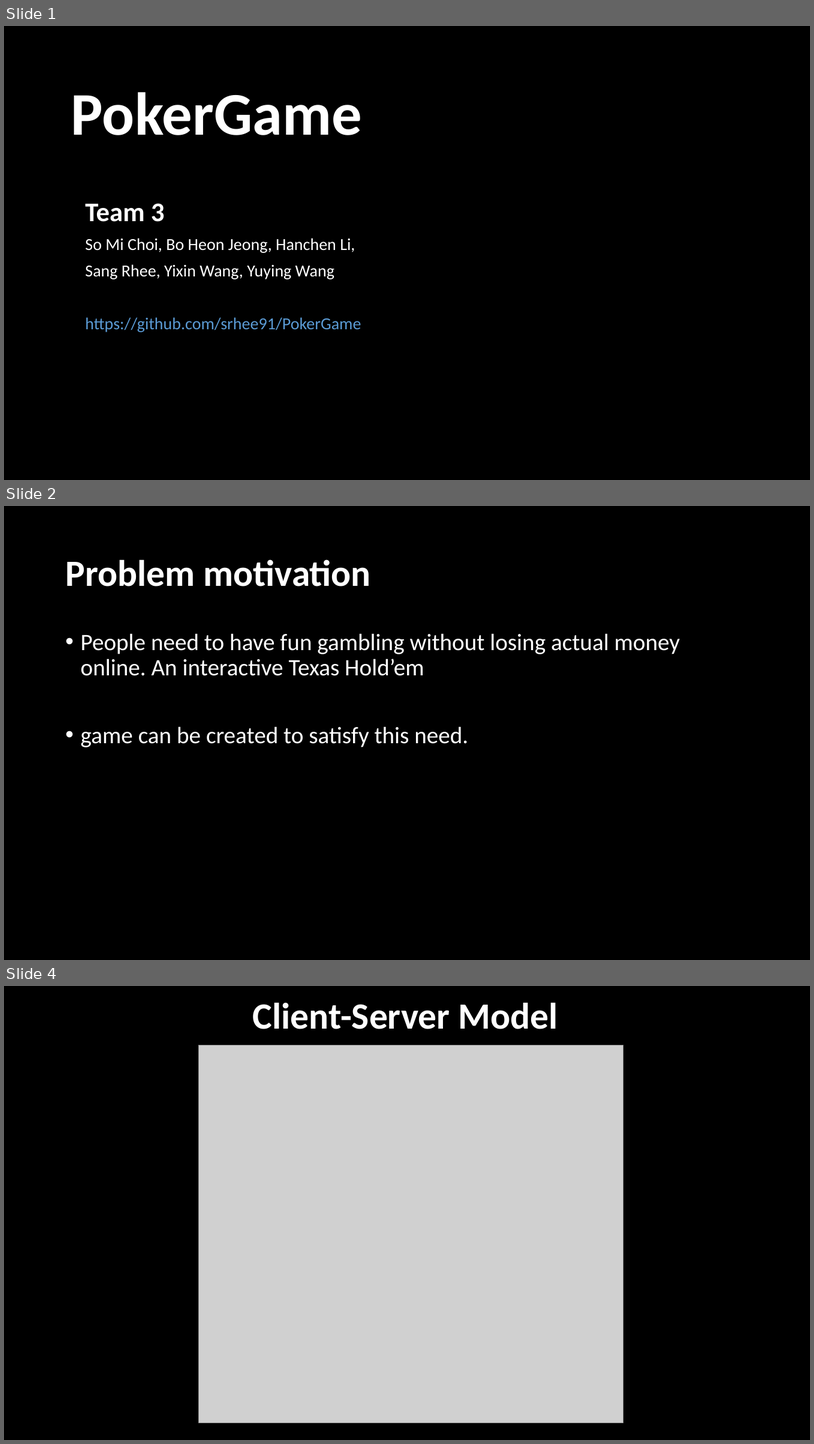
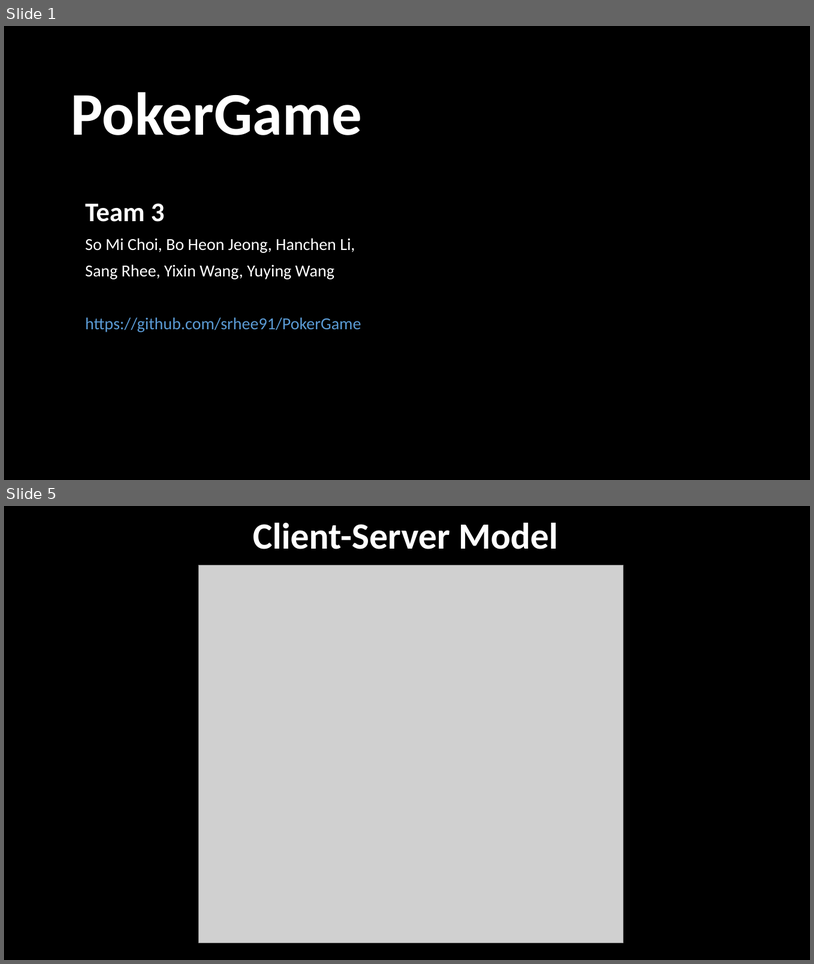
Before and after one commit to srhee91/PokerGame, a slide deck: 09. Sprint3 Final Presentation/FinalPresentation.pptx. Shown one above the other, each under a label of ours: slides 1, 2 and 4 before the commit, slides 1 and 5 after it; the slides between them are not shown. The pictures are 814x1444 and 814x964 pixels, drawn with LibreOffice and Linux fonts; fonts in the diff are those of the drawing; grey boxes stand for pictures; background and template pictures are left out. Boxes give left, top, right and bottom in pixels: in the first picture for what was removed or moved away, otherwise in the second. Text is boxed around its words. In the diff, an @@ line names an element or a change of style, - is before the commit and + after.

```diff
--- a/09. Sprint3 Final Presentation/FinalPresentation.pptx
+++ b/09. Sprint3 Final Presentation/FinalPresentation.pptx
@@ slide 2 removed at [4,506,810,960], background picture (left out) @@
@@ title removed at [65,559,371,586] @@
-Problem motivation
@@ text removed at [81,633,680,747] @@
-• People need to have fun gambling without losing actual money online. An interactive Texas Hold’em
-• game can be created to satisfy this need.
@@ what was slide 4 is now slide 5 @@
```
Also in this commit, not shown: 3 slides added, 1 other slide removed.
